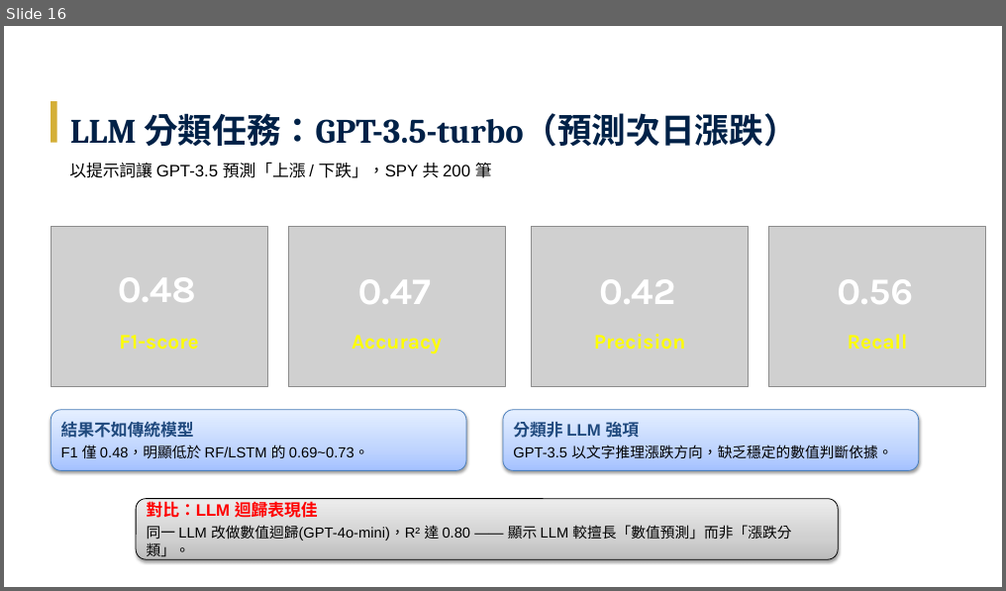
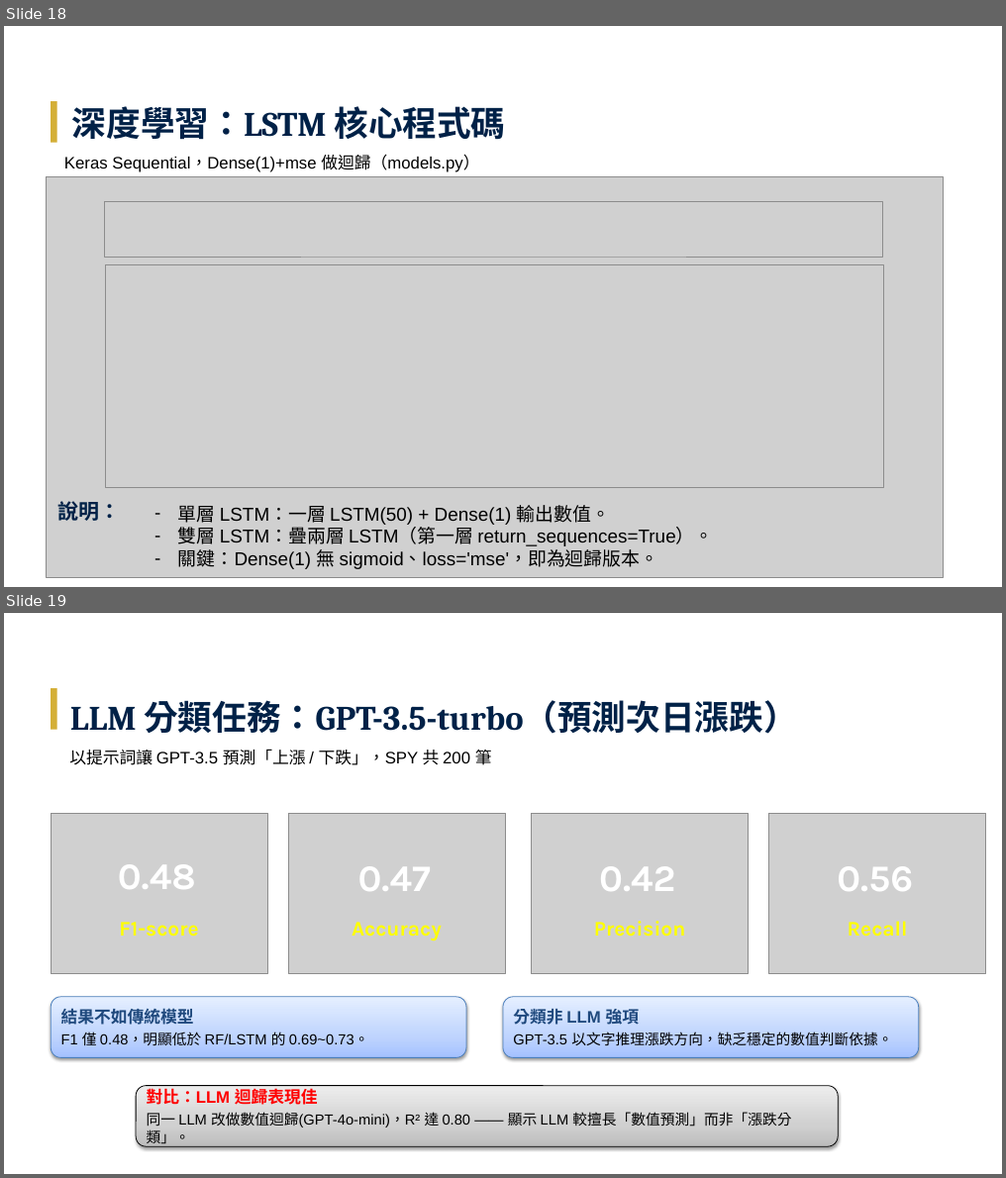
Before and after one commit to Tzu-Lin/ETF-AI-Project, a slide deck: 林子瑜-LLM_ETF_修訂五版_v20260609.pptx. Shown one above the other, each under a label of ours: slide 16 before the commit, slides 18 and 19 after it. The pictures are 1006x591 and 1006x1178 pixels, drawn with LibreOffice and Linux fonts; fonts in the diff are those of the drawing; grey boxes stand for pictures. Boxes give left, top, right and bottom in pixels: in the first picture for what was removed or moved away, otherwise in the second. Text is boxed around its words. In the diff, an @@ line names an element or a change of style, - is before the commit and + after.

```diff
--- a/林子瑜-LLM_ETF_修訂五版_v20260609.pptx
+++ b/林子瑜-LLM_ETF_修訂五版_v20260609.pptx
@@ slide 18 added at (4, 26, 1002, 587), background #FFFFFF @@
@@ rectangle added at (51, 101, 56, 143), fill #D4AF37 @@
@@ text added at (72, 106, 505, 140), 33 pt, text #002147, bold @@
+深度學習：LSTM 核心程式碼
@@ text added at (64, 154, 479, 173), 16 pt, text #000000 @@
+Keras Sequential，Dense(1)+mse 做迴歸（models.py）
@@ picture added at (46, 177, 943, 577) @@
@@ picture added at (104, 202, 882, 257) @@
@@ picture added at (105, 266, 883, 488) @@
@@ text added at (58, 501, 121, 521), 20 pt, text #002147, bold @@
+說明：
@@ text added at (178, 505, 713, 570), 18 pt, text #000000 @@
+– 單層 LSTM：一層 LSTM(50) + Dense(1) 輸出數值。
+– 雙層 LSTM：疊兩層 LSTM（第一層 return_sequences=True）。
+– 關鍵：Dense(1) 無 sigmoid、loss='mse'，即為迴歸版本。
@@ what was slide 16 is now slide 19 @@
```
Also in this commit, not shown: 3 other slides added.
